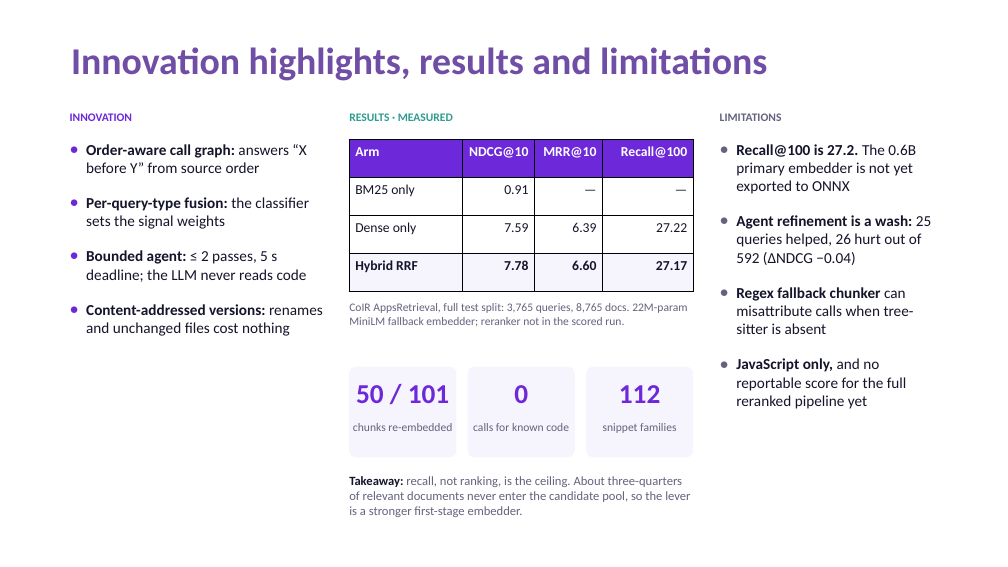
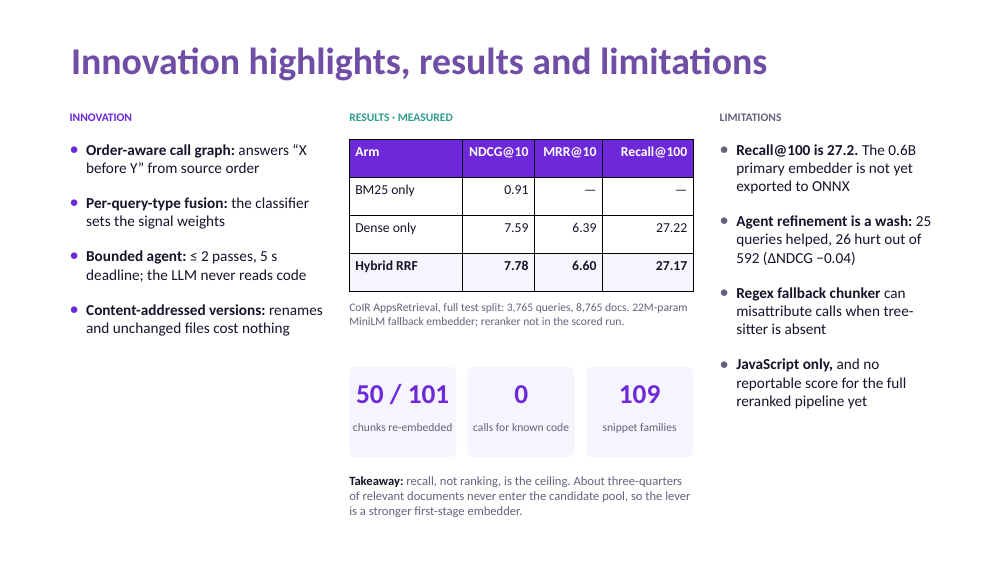
Before and after one commit to HarshdeepAthawale/AXIOM, a slide deck: slide 8 of submission/Thapar_Incognito_Submission.pptx. Drawn at 1008x567 pixels with LibreOffice and Linux fonts; fonts in the diff are those of the drawing. Boxes give left, top, right and bottom in pixels: in the first picture for what was removed or moved away, otherwise in the second. Text is boxed around its words. In the diff, an @@ line names an element or a change of style, - is before the commit and + after.

```diff
--- a/submission/Thapar_Incognito_Submission.pptx
+++ b/submission/Thapar_Incognito_Submission.pptx
@@ text at <box>619,385,660,403</box>: text changed @@
-112
+109
```
Also in this commit, not shown: 7 other files.
